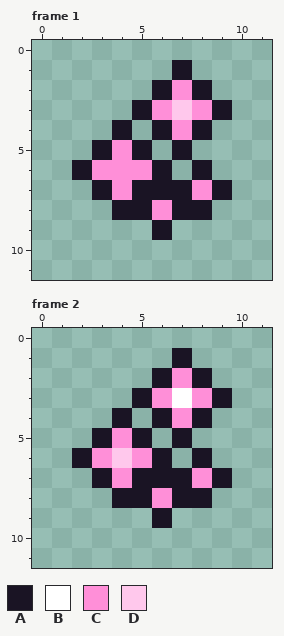
Two versions of one pixel-art file, tools/art/sparks/spark_fae.aseprite. Above, as it was before the edit.
12x12 pixels, 4 frames. Shown: frame 1, frame 2. The commit also changed other frames, which this record leaves out.
Visible layers, top first: "glow", "base".
Palette (. is transparent): A #1a1424  B #ffffff  C #ff8fd8  D #ffc8ec
Pixels before, frame 1, first column x 2:
 1 .....A..
 2 ....ACA.
 3 ...ACDCA
 4 ..A.ACA.
 5 .ACA.A..
 6 ACCCA.A.
 7 .ACAAACA
 8 ..AACAA.
 9 ....A...
Pixels before, frame 2, first column x 2:
 1 .....A..
 2 ....ACA.
 3 ...ACBCA
 4 ..A.ACA.
 5 .ACA.A..
 6 ACDCA.A.
 7 .ACAAACA
 8 ..AACAA.
 9 ....A...
New version:
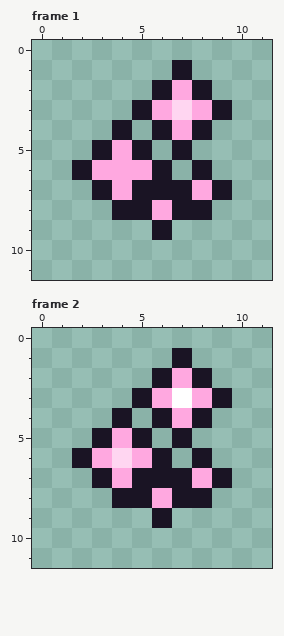
The exact change:
colour C: #ff8fd8 -> #ffa8e0
colour D: #ffc8ec -> #ffd6f1
